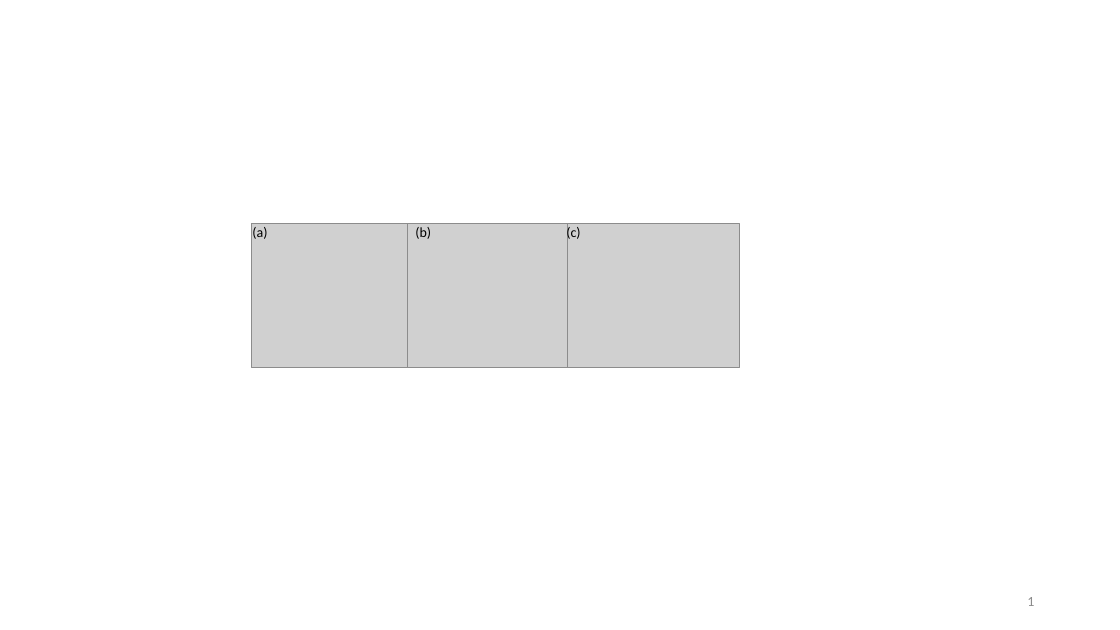
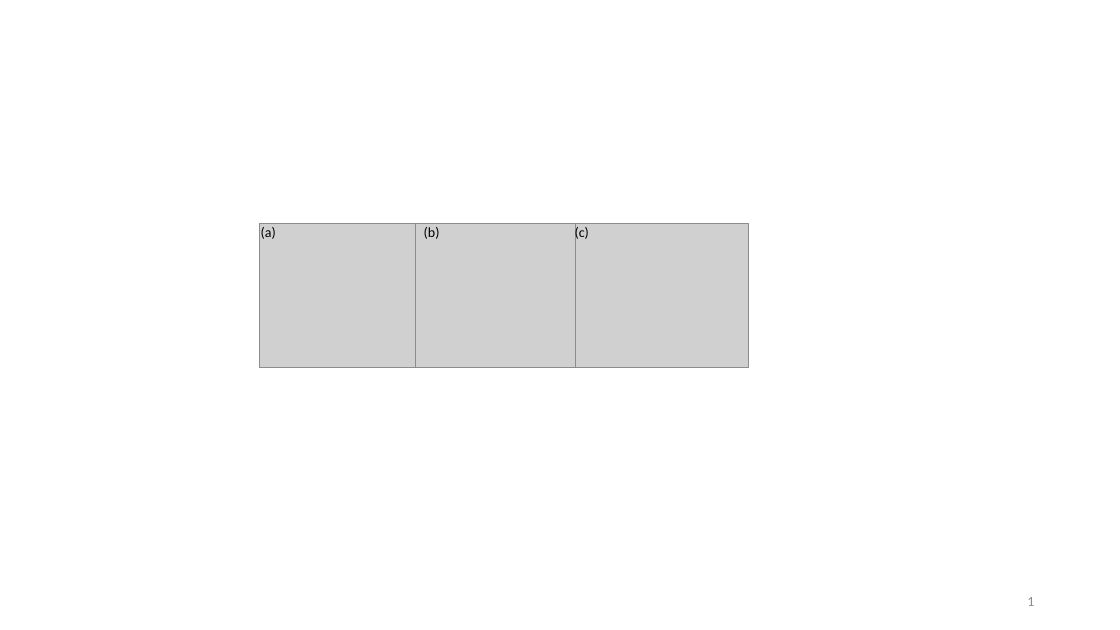
Before and after one commit to dgenkina/Thesis, a slide deck: slide 1 of BEC_DFG figures/CondensingAtoms.pptx. Drawn at 1120x630 pixels with LibreOffice and Linux fonts; fonts in the diff are those of the drawing; grey boxes stand for pictures. Boxes give left, top, right and bottom in pixels: in the first picture for what was removed or moved away, otherwise in the second. Text is boxed around its words. In the diff, an @@ line names an element or a change of style, - is before the commit and + after.

```diff
--- a/BEC_DFG figures/CondensingAtoms.pptx
+++ b/BEC_DFG figures/CondensingAtoms.pptx
@@ rectangle added at (x1=237, y1=205, x2=760, y2=385), fill #FFFFFF, outline #FFFFFF 1 pt @@
@@ 3 pictures, 3 texts moved together from (x1=251, y1=223, x2=740, y2=367) to (x1=260, y1=223, x2=749, y2=367) @@
```
Also in this commit, not shown: 17 other files.
